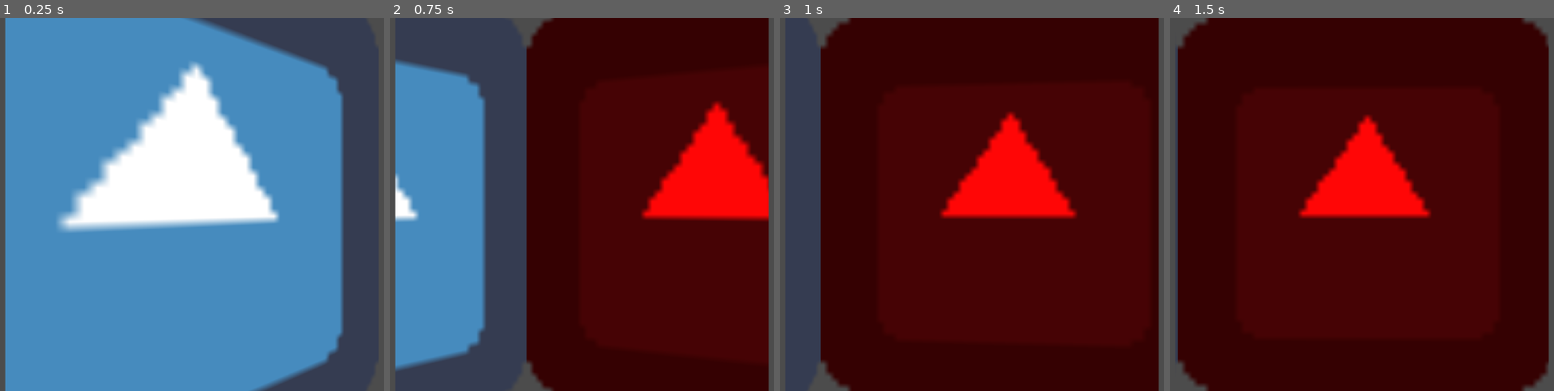
Above: before the commit, frames 1-4 (left to right).
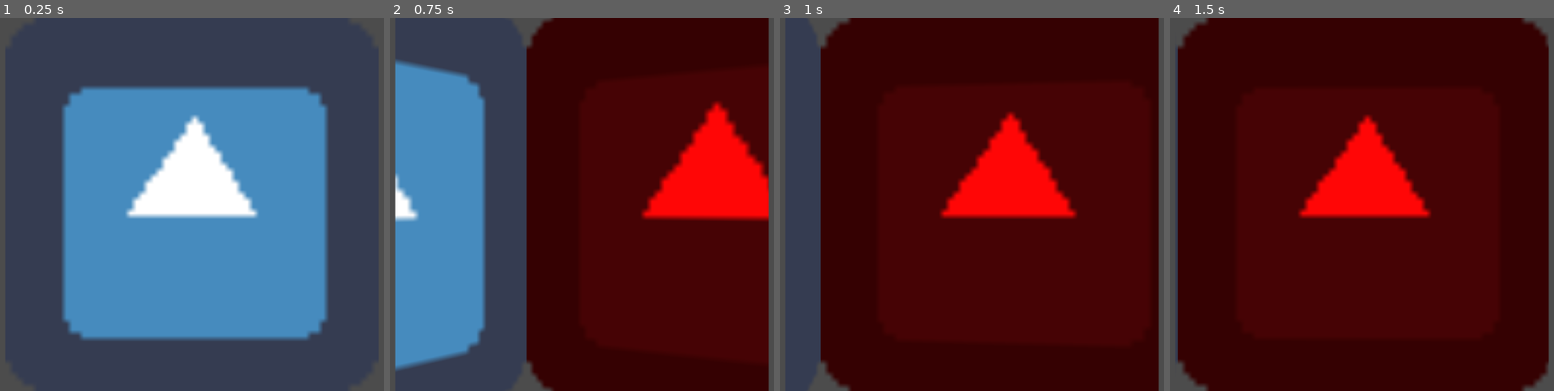
Above: after the commit, the same moments.

Repository: bemain/game-jam-2022w8
Game: Godot game, scene res://World.tscn
Same seed, same stepped clock (60 frames per second), same inputs: the game is played once before the commit and once after it. The engine's default icon, where the game draws it, is replaced by a stand-in: a white triangle on a blue panel in a dark square.
Inputs:
- Up to frame 1 (0.25 s): no input
- Up to frame 2 (0.75 s): tap Enter at 0.5 s; hold Right (ui_right) from 0.53 s (still down)
- Up to frame 3 (1 s): keep holding Right (ui_right)
- Up to frame 4 (1.5 s): release Right (ui_right) at 1.28 s; hold Down (ui_down) from 1.28 s (still down)

The runs differ from the first frame. In frame 1, 49% of the frame differs, in the area x 1-90%, y 0-100%; in frame 2, nothing differs; in frame 3, nothing differs; in frame 4, nothing differs.

Commit message:
Set default perspective to zero

Diff:
--- a/PerspectiveShader.gdshader
+++ b/PerspectiveShader.gdshader
@@ -1,6 +1,6 @@
 shader_type canvas_item;
 
-uniform vec2 position = vec2(1, 0);
+uniform vec2 position = vec2(0, 0);
 
 void fragment() {
 	// How much should the position affect the perspective, higher -> more perspective on lower position
--- a/Room_Test.tscn
+++ b/Room_Test.tscn
@@ -5,23 +5,23 @@
 
 [sub_resource type="ShaderMaterial" id=2]
 shader = ExtResource( 3 )
-shader_param/position = Vector2( 1, 0 )
+shader_param/position = Vector2( 0, 0 )
 
 [sub_resource type="ShaderMaterial" id=3]
 shader = ExtResource( 3 )
-shader_param/position = Vector2( 1, 0 )
+shader_param/position = Vector2( 0, 0 )
 
 [sub_resource type="ShaderMaterial" id=4]
 shader = ExtResource( 3 )
-shader_param/position = Vector2( 1, 0 )
+shader_param/position = Vector2( 0, 0 )
 
 [sub_resource type="ShaderMaterial" id=5]
 shader = ExtResource( 3 )
-shader_param/position = Vector2( 1, 0 )
+shader_param/position = Vector2( 0, 0 )
 
 [sub_resource type="ShaderMaterial" id=6]
 shader = ExtResource( 3 )
-shader_param/position = Vector2( 1, 0 )
+shader_param/position = Vector2( 0, 0 )
 
 [node name="Room_Test" type="Node2D"]
 
